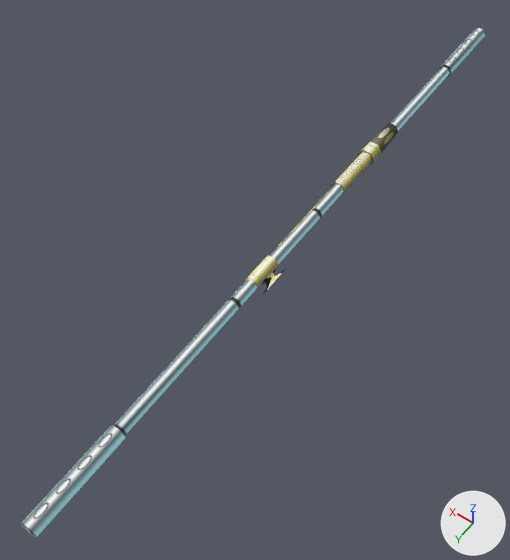
Before and after pictures for a commit that changed the FBX model A sources/Captain Britain/capbrit_star_scepter.fbx.
Rendered twice from a 50 mm camera at (-18.6, 40.0, 48.6) aimed at (4.7, 7.3, -2.7). Lighting does not change. The marker at lower right points along +X, +Y and +Z. Where no turn or scale is listed for an object, it has been applied to the vertices.

Names of what the first picture shows: 'capbrit_quarterstaff', 'capbrit_star_scepter'.
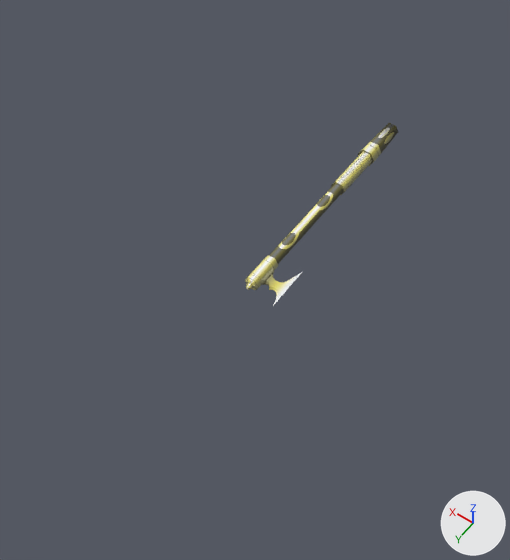
Edits to the bpy script that builds the scene:
```text
Change me_moonknight_staff_002:
    used by ob_capbrit_star_scepter; location = (0.0, 0.0, 0.0); rotation_euler = (1.571, 0.0, 0.0), in degrees (90, 0, 0)
    remove me_moonknight_staff_002.from_pydata(...)  # 102 vertices, 98 faces; spans x 1.7..4.1, y 0.0..1.7, z -10.7..14.6
    add me_moonknight_staff_002.from_pydata(...)  # 420 vertices, 412 faces; spans x 0.3..4.1, y -14.6..10.9, z 0.0..1.7
    me_moonknight_staff_002 part 1: 102 vertices removed from x 1.7..4.1, y 0.0..1.7, z -10.7..14.6; 420 vertices added at x 0.3..4.1, y -14.6..10.9, z 0.0..1.7
    me_moonknight_staff_002 part 2: the surface is now shaded flat
Remove ob_capbrit_quarterstaff:
    ob_capbrit_quarterstaff = bpy.data.objects.new('capbrit_quarterstaff', me_moonknight_staff)
    ob_capbrit_quarterstaff.location = (0.0, 0.0, 0.0)
Change ob_capbrit_star_scepter:
    ob_capbrit_star_scepter.rotation_euler: (1.571, 0.0, 0.0) -> (0.0, 0.0, 0.0)  # degrees (90, 0, 0) -> degrees (0, 0, 0)
```

What differs and where, as boxes [x1, y1, x2, y2] in the pictures (510 x 560 px):
'capbrit_quarterstaff', deleted: before [21, 27, 485, 538]
'capbrit_star_scepter', reshaped, turned: before [245, 123, 398, 294]; after [245, 123, 398, 306]
part 1 of me_moonknight_staff_002, built on: before [245, 123, 398, 294]; after [245, 123, 398, 306]
